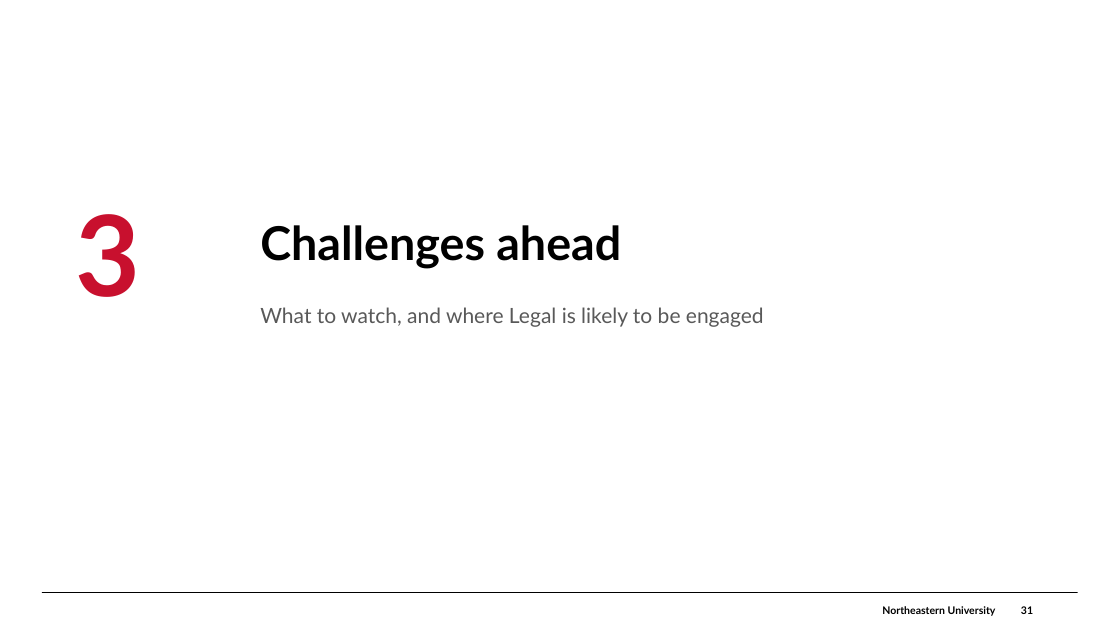
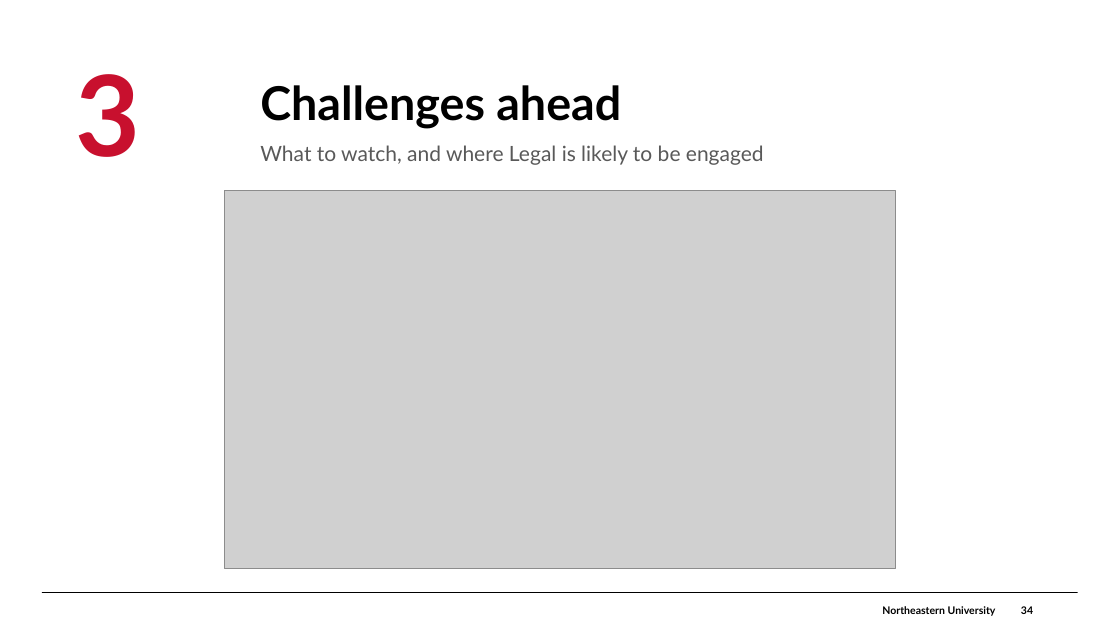
Before and after one commit to brettcsweet/Tonys-repo, a slide deck: slide 34 of GC_Financial_Update_2026-09-30.pptx (slide 31 before the commit). Drawn at 1120x630 pixels with LibreOffice and Linux fonts; fonts in the diff are those of the drawing; grey boxes stand for pictures; background and template pictures are left out. Boxes give left, top, right and bottom in pixels: in the first picture for what was removed or moved away, otherwise in the second. Text is boxed around its words. In the diff, an @@ line names an element or a change of style, - is before the commit and + after.

```diff
--- a/GC_Financial_Update_2026-09-30.pptx
+++ b/GC_Financial_Update_2026-09-30.pptx
@@ text "3": place and size @@
-text "3" at (76,214,141,297)
+text "3" at (76,74,141,157)
@@ text "Challenges ahead": place and size @@
-text "Challenges ahead" at (260,225,621,269)
+text "Challenges ahead" at (260,85,621,129)
@@ text "What to watch, and where ...": place and size @@
-text "What to watch, and where ..." at (260,307,764,327)
+text "What to watch, and where ..." at (260,145,764,165)
@@ picture added at (224,191,896,569) @@
@@ page number at (1021,606,1033,614): text changed @@
-31
+34
```
Also in this commit, not shown: 9 other slides changed, 5 slides added, 1 slide removed.
